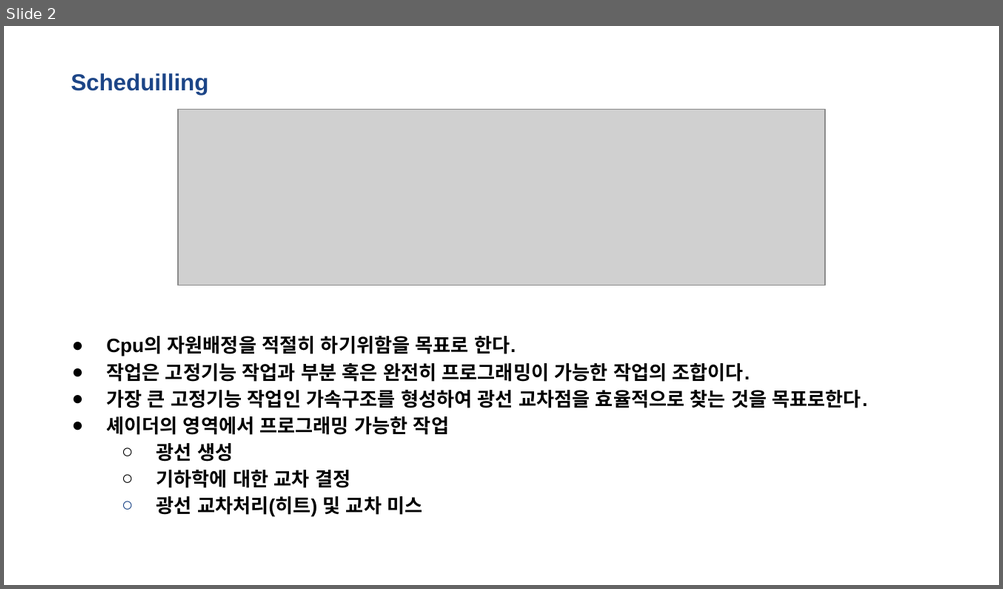
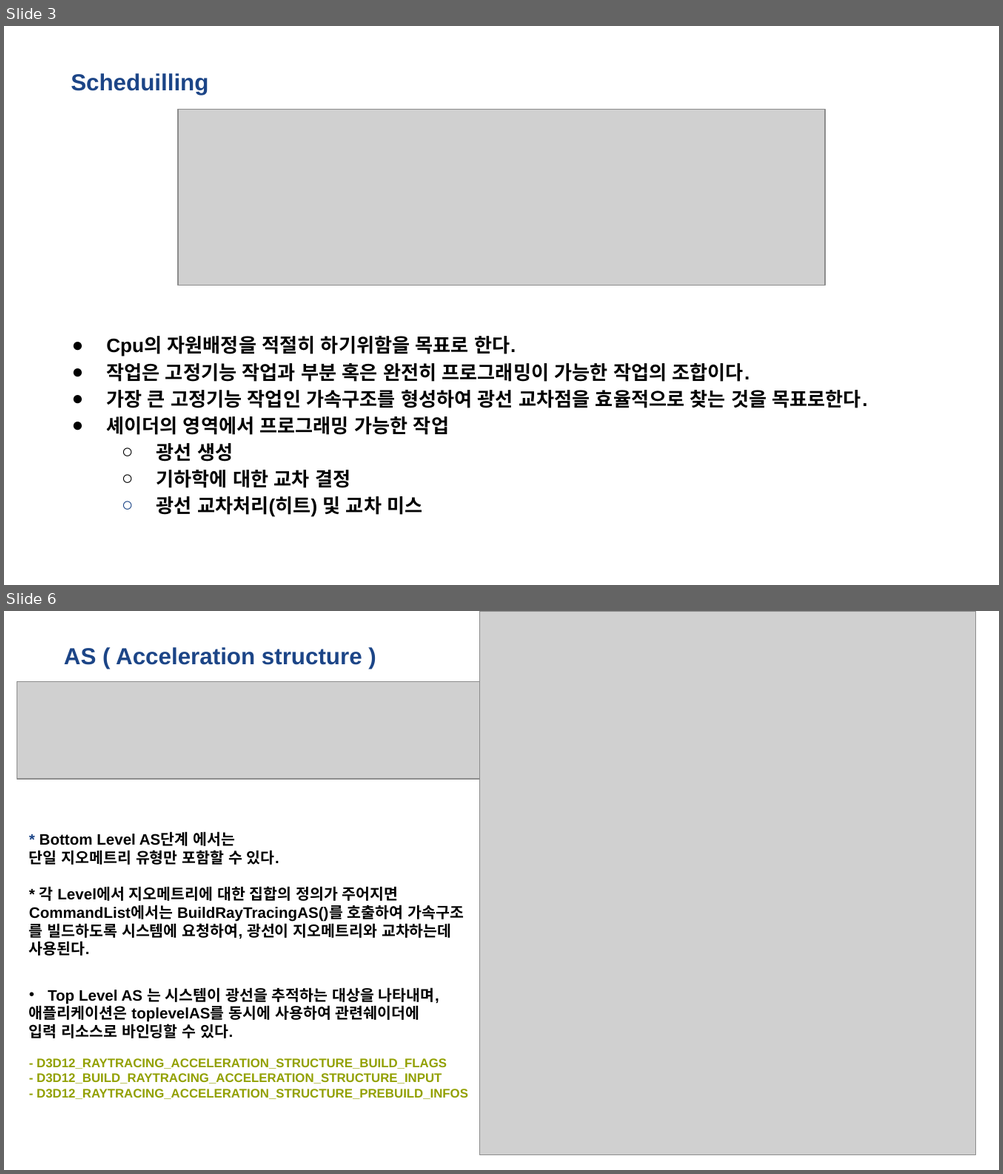
Before and after one commit to kiption/XD, a slide deck: Lab/Client/RayTracing with DirectX 12.pptx. Shown one above the other, each under a label of ours: slide 2 before the commit, slides 3 and 6 after it; the slides between them are not shown. The pictures are 1003x589 and 1003x1174 pixels, drawn with LibreOffice and Linux fonts; fonts in the diff are those of the drawing; grey boxes stand for pictures. Boxes give left, top, right and bottom in pixels: in the first picture for what was removed or moved away, otherwise in the second. Text is boxed around its words. In the diff, an @@ line names an element or a change of style, - is before the commit and + after.

Commit message:
#01-21 허재성 DXR_3
Shader
쉐이더 종류와
광선 생성, 미스, 히트, 교차 공부

```diff
--- a/Lab/Client/RayTracing with DirectX 12.pptx
+++ b/Lab/Client/RayTracing with DirectX 12.pptx
@@ slide 6 added at (4,611,999,1170), background #FFFFFF @@
@@ picture added at (479,611,976,1156) @@
@@ title added at (64,647,362,665), 16.8 pt, text #1C4587, bold @@
+AS ( Acceleration structure )
@@ picture added at (17,681,543,779) @@
@@ text added at (29,832,468,1099), 11 pt, text #000000, bold @@
+* Bottom Level AS단계 에서는
+단일 지오메트리 유형만 포함할 수 있다.
+* 각 Level에서 지오메트리에 대한 집합의 정의가 주어지면
+CommandList에서는 BuildRayTracingAS()를 호출하여 가속구조
+를 빌드하도록 시스템에 요청하여, 광선이 지오메트리와 교차하는데
+사용된다.
+• Top Level AS 는 시스템이 광선을 추적하는 대상을 나타내며,
+애플리케이션은 toplevelAS를 동시에 사용하여 관련쉐이더에
+입력 리소스로 바인딩할 수 있다.
+- D3D12_RAYTRACING_ACCELERATION_STRUCTURE_BUILD_FLAGS
+- D3D12_BUILD_RAYTRACING_ACCELERATION_STRUCTURE_INPUT
+- D3D12_RAYTRACING_ACCELERATION_STRUCTURE_PREBUILD_INFOS
@@ what was slide 2 is now slide 3 @@
```
Also in this commit, not shown: 3 slides changed, 9 other slides added, 1 slide removed.
